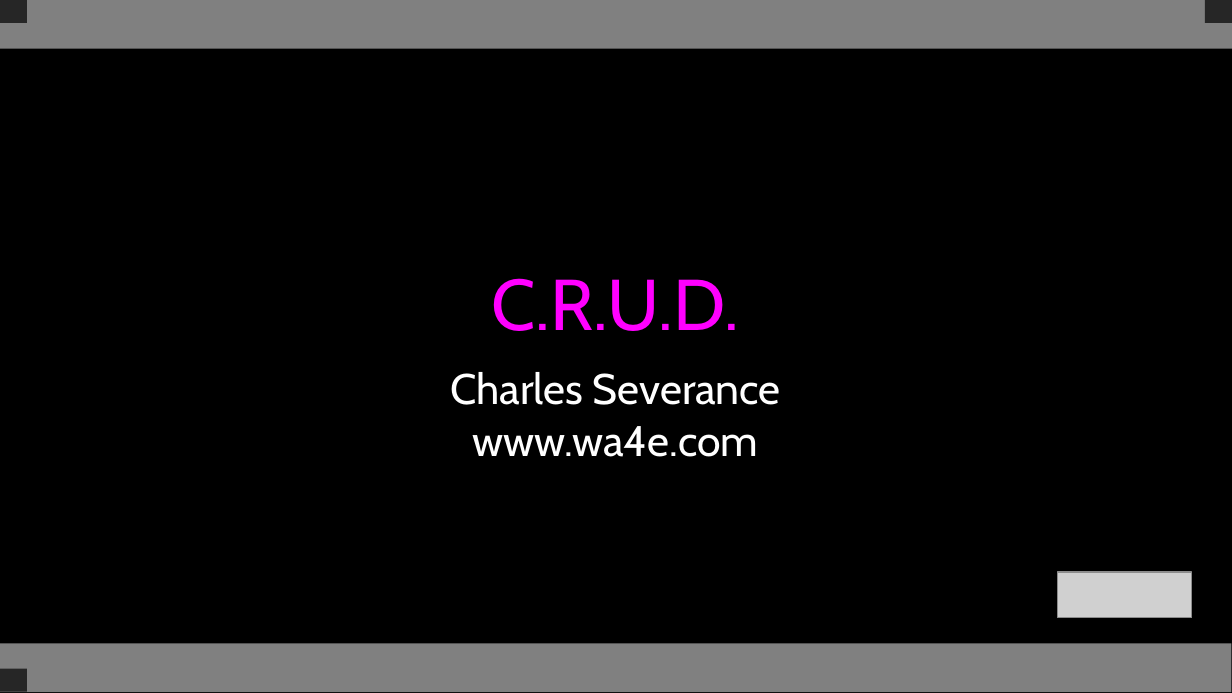
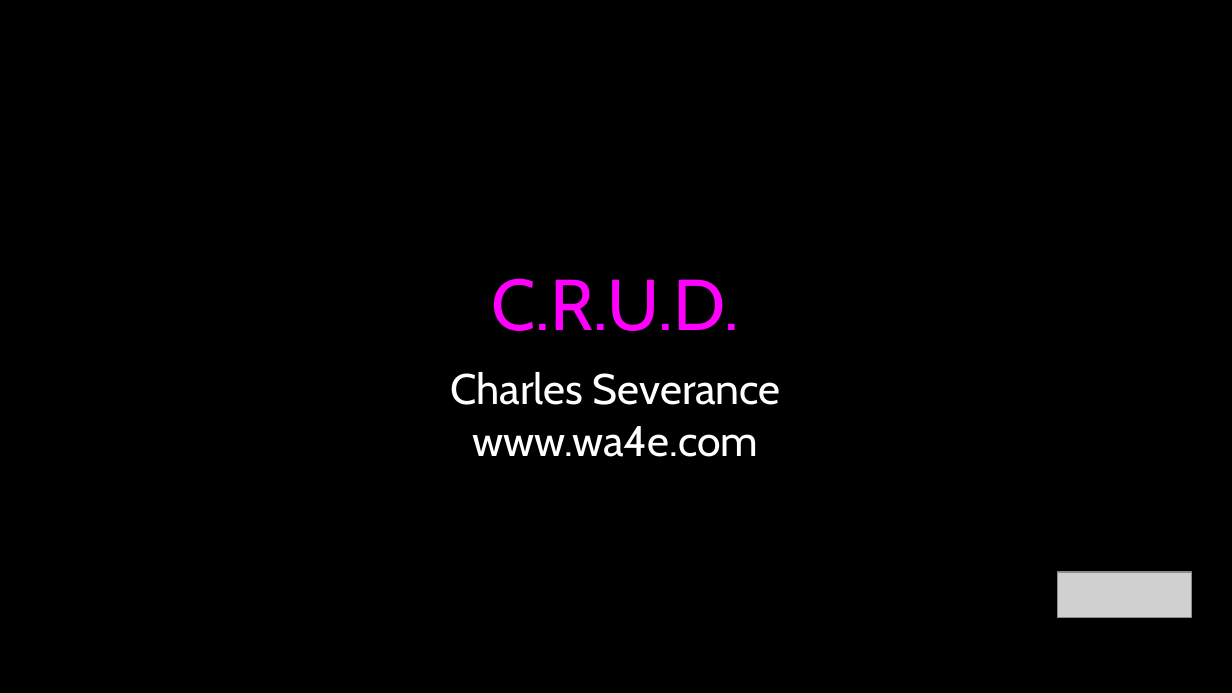
Before and after one commit to csev/wa4e, a slide deck: slide 1 of lectures/PHP-10-CRUD.ppt. Drawn at 1232x693 pixels with LibreOffice and Linux fonts; fonts in the diff are those of the drawing; grey boxes stand for pictures. Boxes give left, top, right and bottom in pixels: in the first picture for what was removed or moved away, otherwise in the second. Text is boxed around its words. In the diff, an @@ line names an element or a change of style, - is before the commit and + after.

```diff
--- a/lectures/PHP-10-CRUD.ppt
+++ b/lectures/PHP-10-CRUD.ppt
@@ rectangle removed at box(0, 0, 1232, 49) @@
@@ rectangle removed at box(0, 0, 27, 23) @@
@@ rectangle removed at box(1205, 0, 1232, 23) @@
@@ rectangle at box(0, 643, 1232, 692): fill #808080 to #000000 @@
@@ rectangle removed at box(0, 669, 27, 692) @@
```
Also in this commit, not shown: 16 other slides changed, 1 other file.
